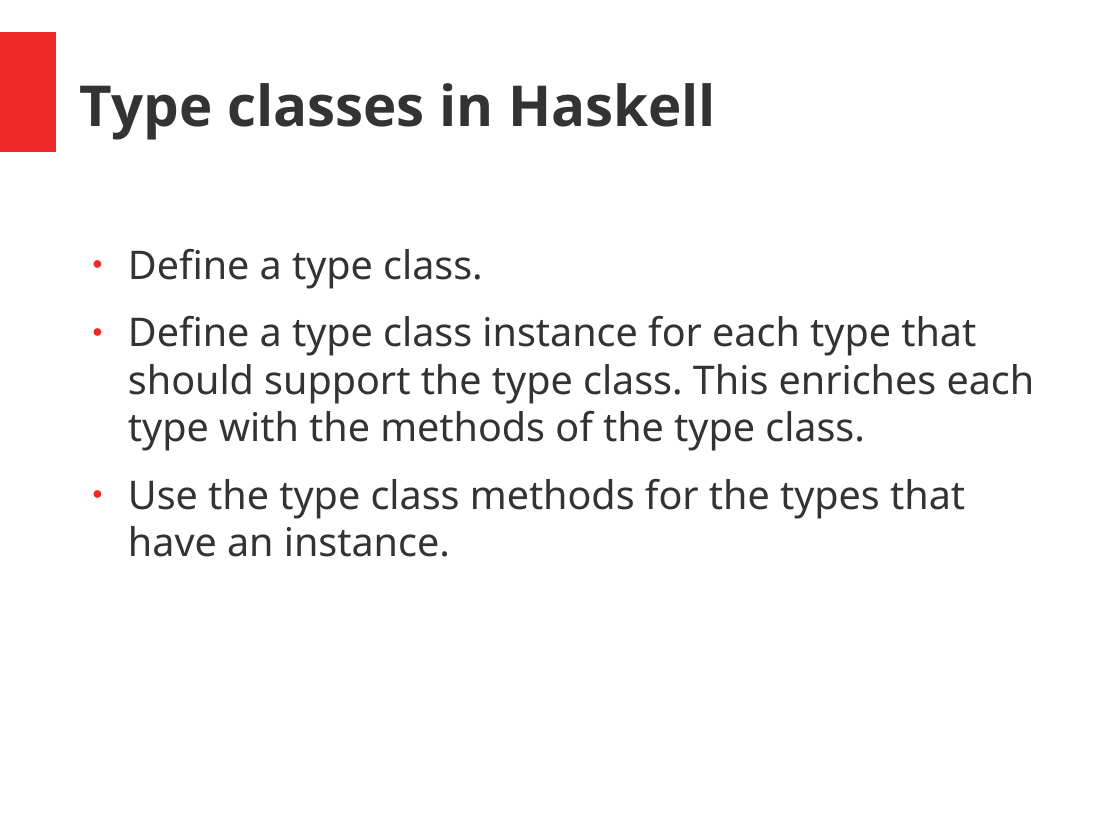
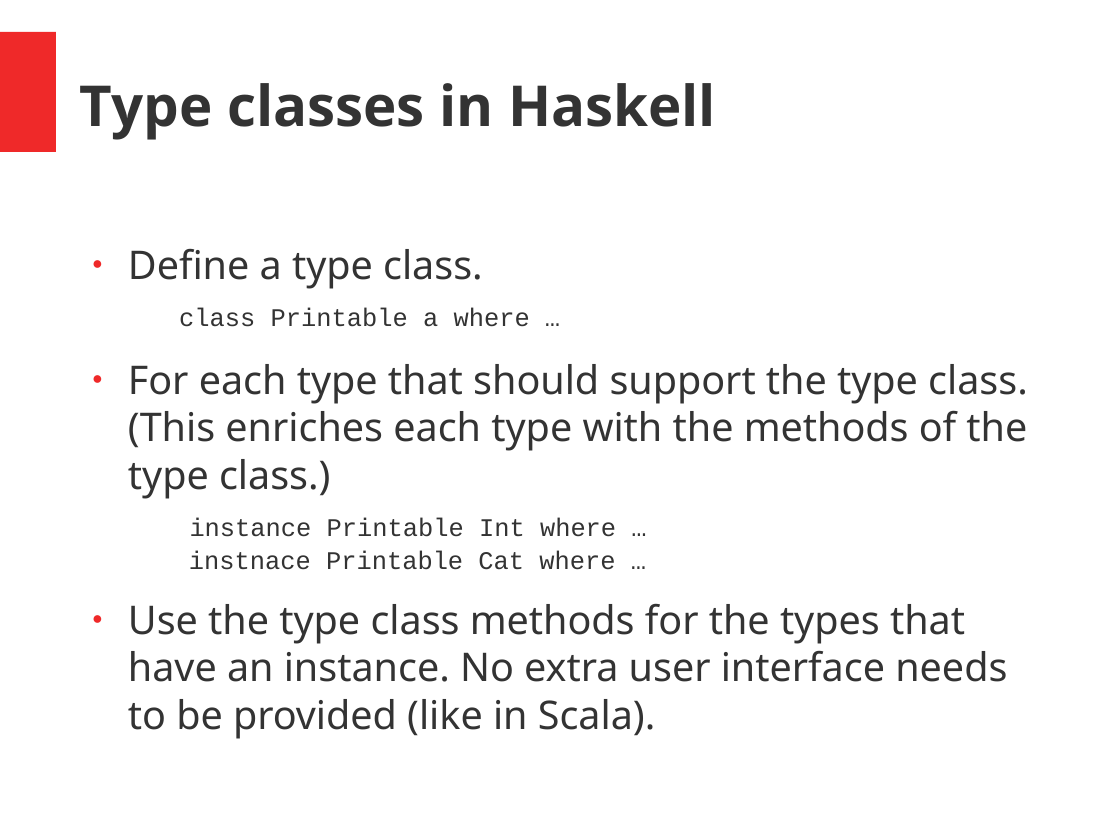
Before and after one commit to hermannhueck/typeclasses, a slide deck: slide 16 of Slides/TypeClasses.pptx. Drawn at 1120x840 pixels with LibreOffice and Linux fonts; fonts in the diff are those of the drawing. Boxes give left, top, right and bottom in pixels: in the first picture for what was removed or moved away, otherwise in the second. Text is boxed around its words. In the diff, an @@ line names an element or a change of style, - is before the commit and + after.

Commit message:
Slides improved

```diff
--- a/Slides/TypeClasses.pptx
+++ b/Slides/TypeClasses.pptx
@@ text at [128, 249, 1028, 739]: text changed @@
-● Define a type class.
-● Define a type class instance for each type that should support the type class. This enriches each type with the methods of the type class.
-● Use the type class methods for the types that have an instance.
+● Define a type class.
+  class Printable a where …
+● For each type that should support the type class. (This enriches each type with the methods of the type class.)
+  instance Printable Int where …
+  instnace Printable Cat where …
+● Use the type class methods for the types that have an instance. No extra user interface needs to be provided (like in Scala).
```
Also in this commit, not shown: 18 other slides changed, 1 other file.
